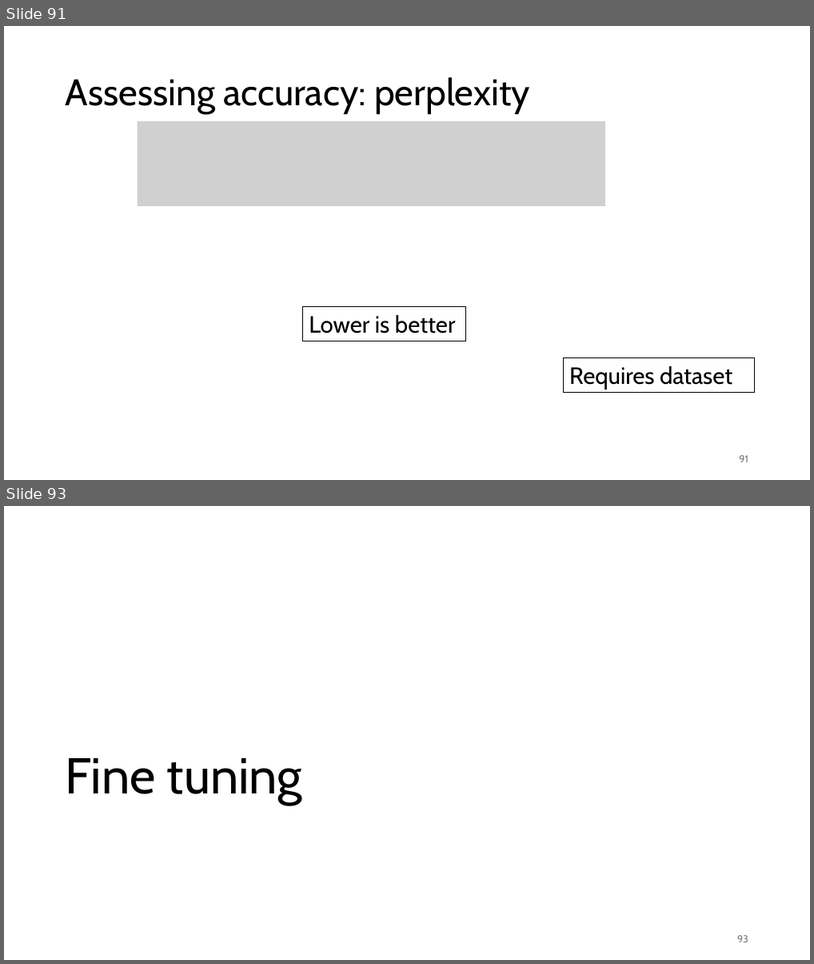
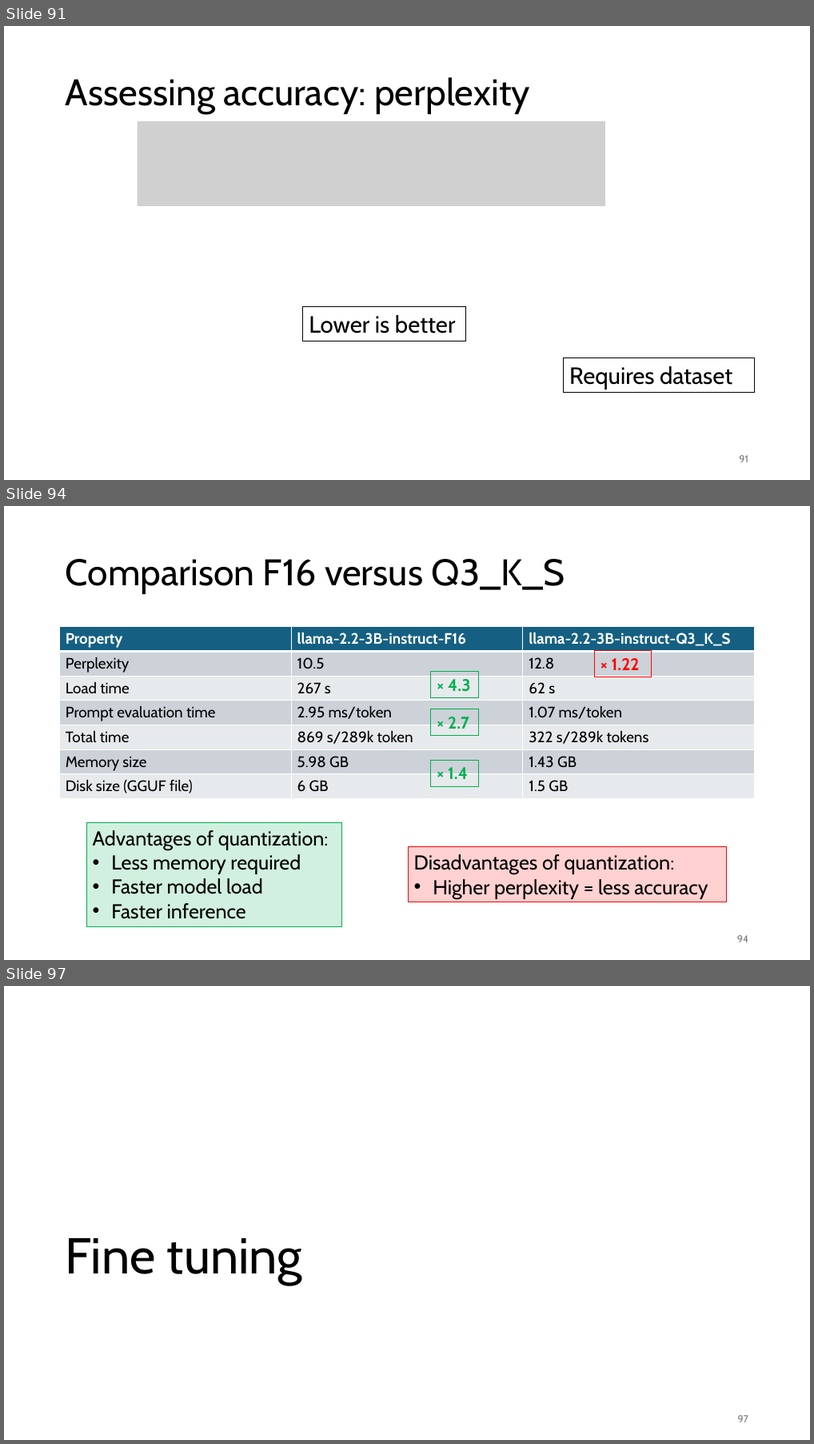
Before and after one commit to gjbex/Deploying-LLMs-locally, a slide deck: local_LLMs.pptx. Shown one above the other, each under a label of ours: slides 91 and 93 before the commit, slides 91, 94 and 97 after it; the slides between them are not shown. The pictures are 814x964 and 814x1444 pixels, drawn with LibreOffice and Linux fonts; fonts in the diff are those of the drawing; grey boxes stand for pictures. Boxes give left, top, right and bottom in pixels: in the first picture for what was removed or moved away, otherwise in the second. Text is boxed around its words. In the diff, an @@ line names an element or a change of style, - is before the commit and + after.

```diff
--- a/local_LLMs.pptx
+++ b/local_LLMs.pptx
@@ slide 94 added at (4, 506, 810, 960), background #FFFFFF @@
@@ title added at (66, 559, 566, 594), 44 pt, text #000000 @@
+Comparison F16 versus Q3_K_S
@@ table added at (60, 627, 754, 799), 7 rows, 3 columns @@
+Property | llama-2.2-3B-instruct-F16 | llama-2.2-3B-instruct-Q3_K_S
+Perplexity | 10.5 | 12.8
+Load time | 267 s | 62 s
+Prompt evaluation time | 2.95 ms/token | 1.07 ms/token
+Total time | 869 s/289k token | 322 s/289k tokens
+Memory size | 5.98 GB | 1.43 GB
+Disk size (GGUF file) | 6 GB | 1.5 GB
@@ rectangle added at (431, 671, 479, 698), outline #00B050 0.75 pt, 20 pt, text #00B050, bold @@
+× 4.3
@@ rectangle added at (594, 651, 651, 677), outline #FF0000 0.75 pt, 20 pt, text #FF0000, bold @@
+× 1.22
@@ rectangle added at (431, 709, 479, 736), outline #00B050 0.75 pt, 20 pt, text #00B050, bold @@
+× 2.7
@@ rectangle added at (431, 760, 479, 787), outline #00B050 0.75 pt, 20 pt, text #00B050, bold @@
+× 1.4
@@ rectangle added at (87, 822, 342, 927), fill #00B050 at 18% opacity, outline #00B050 0.75 pt, 24 pt, text #000000 @@
+Advantages of quantization:
+• Less memory required
+• Faster model load
+• Faster inference
@@ rectangle added at (408, 847, 727, 902), fill #FF0000 at 18% opacity, outline #FF0000 0.75 pt, 24 pt, text #000000 @@
+Disadvantages of quantization:
+• Higher perplexity = less accuracy
@@ page number added at (738, 935, 749, 942), 12 pt, text #797979 @@
+94
@@ what was slide 93 is now slide 97 @@
@@ page number at (738, 1415, 749, 1422): text changed @@
-93
+97
```
Also in this commit, not shown: 2 slides changed, 3 other slides added.
